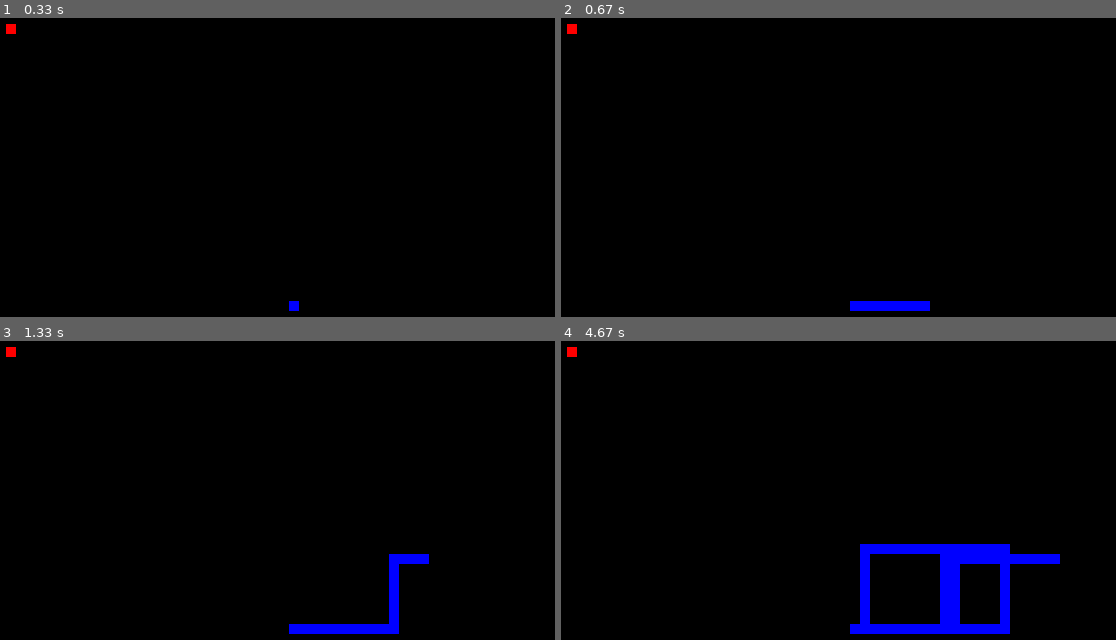
Above: before the commit, frames 1-4 (two rows, left to right).
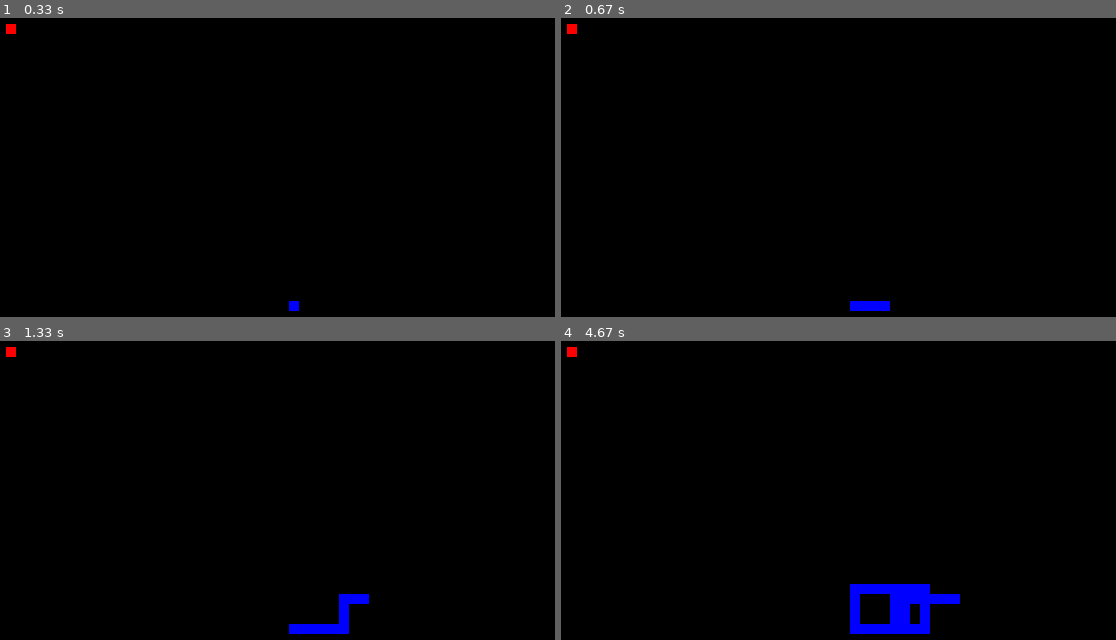
Above: after the commit, the same moments.

Repository: MicheSi/snake_pygame
Game: pygame game, started from snake.py
Two runs of this game, one before a commit and one after it. Both use one fixed random seed, a clock stepped at 60 frames per second and the inputs below.
Inputs:
- Up to frame 1 (0.33 s): no input
- Up to frame 2 (0.67 s): hold Right from 0.33 s (still down)
- Up to frame 3 (1.33 s): release Right at 0.8 s; hold Up 0.83-1.13 s; hold Right from 1.17 s (still down)
- Up to frame 4 (4.67 s): release Right at 1.63 s; hold Left 1.67-2.2 s; hold Down 2.23-2.53 s; hold Left 2.57-2.97 s; hold Up 3-3.37 s; hold Right 3.4-4.03 s; hold Down 4.07-4.43 s; hold Left from 4.47 s (still down)

Frame 1 is identical in both runs. In frame 2, 0.2% of the frame differs, in the area x 59-67%, y 94-98%; in frame 3, 1.2%; in frame 4, 4.7%, in the area x 52-90%, y 67-98%.

Commit message:
created pipfile and installed pygame

Diff:
--- a/snake.py
+++ b/snake.py
@@ -17,7 +17,7 @@
 block = 10
 
 clock = pygame.time.Clock()
-speed = 20
+speed = 10
 
 font_style = pygame.font.SysFont(None, 50)
 
Not shown, added: Pipfile
Not shown, added: Pipfile.lock
